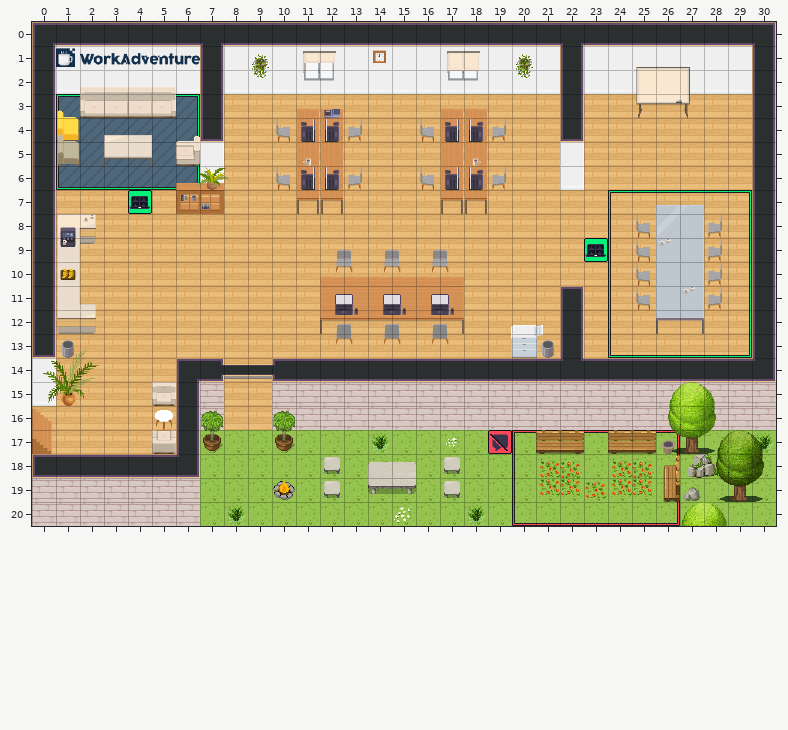
Tiled map (JSON), stored at office.tmj. This is how it looked before the edit.
Cells are 32x32 px. Shown: x 0..30, y 0..20.
After the commit:
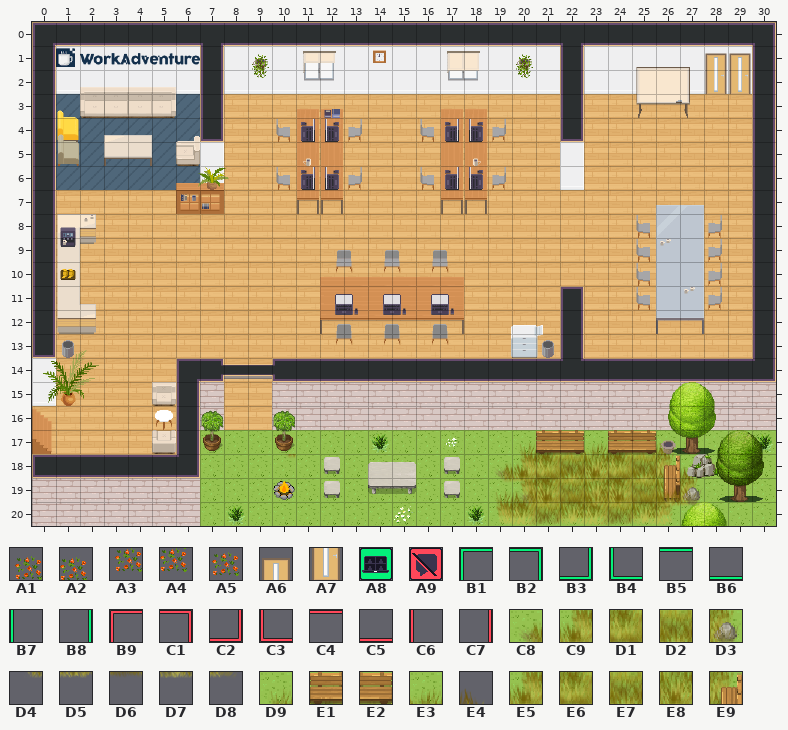
Key: from "WA_Exterior": A1 533, A2 534, A3 558, A4 559, A5 584; from "WA_Room_Builder": A6 910, A7 935; from "WA_User_Interface": A8 21, A9 60, B1 161, B2 162, B3 163, B4 164, B5 165, B6 166, B7 167, B8 168, B9 239, C1 240, C2 241, C3 242, C4 243, C5 244, C6 245, C7 246; from "highgrass": C8 0, C9 1, D1 2, D2 3, D3 4, D4 5, D5 6, D6 7, D7 8, D8 9; from "highgrass2": D9 0, E1 1, E2 2, E3 3, E4 4, E5 5, E6 6, E7 7, E8 8, E9 9.
__ is an empty cell.
See-through tiles are keyed as they look on the map.
From old to new:
Layer "floor/floor2" (removed):
Tile A8 is removed in row 7 at x 4; in row 9 at x 23.
Tile A9 is removed in row 17 at x 19.
Tile B1 is removed in row 3 at x 1; in row 7 at x 24.
Tile B2 is removed in row 3 at x 6; in row 7 at x 29.
Tile B3 is removed in row 6 at x 6; in row 13 at x 29.
Tile B4 is removed in row 6 at x 1; in row 13 at x 24.
Tile B5 is removed in row 7 at x 25 to 28.
Tile B6 is removed in row 6 at x 2 to 5; in row 13 at x 25 to 28.
Tile B7 is removed in rows 4 to 5 at x 1; in rows 8 to 12 at x 24.
Tile B8 is removed in row 4 at x 6; in rows 8 to 12 at x 29.
Tile B9 is removed in row 17 at x 20.
Tile C1 is removed in row 17 at x 26.
Tile C2 is removed in row 20 at x 26.
Tile C3 is removed in row 20 at x 20.
Tile C4 is removed in row 17 at x 21 to 25.
Tile C5 is removed in row 20 at x 21 to 25.
Tile C6 is removed in rows 18 to 19 at x 20.
Tile C7 is removed in rows 18 to 19 at x 26.
Layer "walls/walls1":
Tile D9 is added in row 17 at x 20.
Tile E1 is added in row 17 at x 21 and 24.
Tile E2 is added in row 17 at x 22 and 25.
Tile E3 is added in row 17 at x 23.
Tile E4 is added in row 17 at x 26; in row 18 at x 27.
Tile E5 is added in rows 18 to 19 at x 20.
Tile E6 is added in rows 18 to 19 at x 21 and 24.
Tile E7 is added in rows 18 to 19 at x 22 and 25.
Tile E8 is added in row 18 at x 23; in row 19 at x 23 and 26.
Tile E9 is added in row 18 at x 26; in row 19 at x 27.
Layer "walls/walls2":
Tile A6 is added in row 1 at x 28 to 29.
Tile A7 is added in row 2 at x 28 to 29.
Tile D9 is added in row 19 at x 19.
Tile E1 is added in row 18 at x 26; in row 19 at x 20 and 23.
Tile E2 is added in row 19 at x 21 and 24.
Tile E3 is added in row 19 at x 22 and 25.
Tile E4 is added in row 19 at x 26.
Tile E5 is added in row 20 at x 19.
Tile E6 is added in row 20 at x 20 and 23.
Tile E7 is added in row 20 at x 21 and 24.
Tile E8 is added in row 20 at x 22 and 25.
Tile E9 is added in row 20 at x 26.
Layer "furniture/furniture1":
Tile A1 is removed in row 18 at x 21 and 24.
Tile A2 is removed in row 18 at x 22 and 25.
Tile A3 is removed in row 19 at x 21 and 24.
Tile A4 is removed in row 19 at x 22 and 25.
Tile A5 is removed in row 19 at x 23.
Layer "above/above1":
Tile C8 is added in row 18 at x 19.
Tile C9 is added in row 18 at x 20 and 23.
Tile D1 is added in row 18 at x 21 and 24.
Tile D2 is added in row 18 at x 22 and 25.
Tile D4 is added in row 18 at x 10; in row 19 at x 19.
Tile D5 is added in row 19 at x 20 and 23.
Tile D6 is added in row 19 at x 21 and 24.
Tile D7 is added in row 19 at x 22 and 25.
Layer "above/above2":
Tile C8 is added in row 19 at x 20.
Tile C9 is added in row 19 at x 21 and 24.
Tile D1 is added in row 19 at x 22 and 25.
Tile D2 is added in row 19 at x 23 and 26.
Tile D3 is added in row 19 at x 27.
Tile D4 is added in row 20 at x 20.
Tile D5 is added in row 20 at x 21 and 24.
Tile D6 is added in row 20 at x 22 and 25.
Tile D7 is added in row 20 at x 23 and 26.
Tile D8 is added in row 20 at x 27.
Boxes around the changes in both pictures, in picture pixels (x1, y1, x2, y2):
added: (705, 53, 751, 94)
removed: (56, 94, 200, 214)
removed: (584, 190, 752, 358)
changed: (488, 430, 702, 526)
added: (285, 454, 296, 458)
